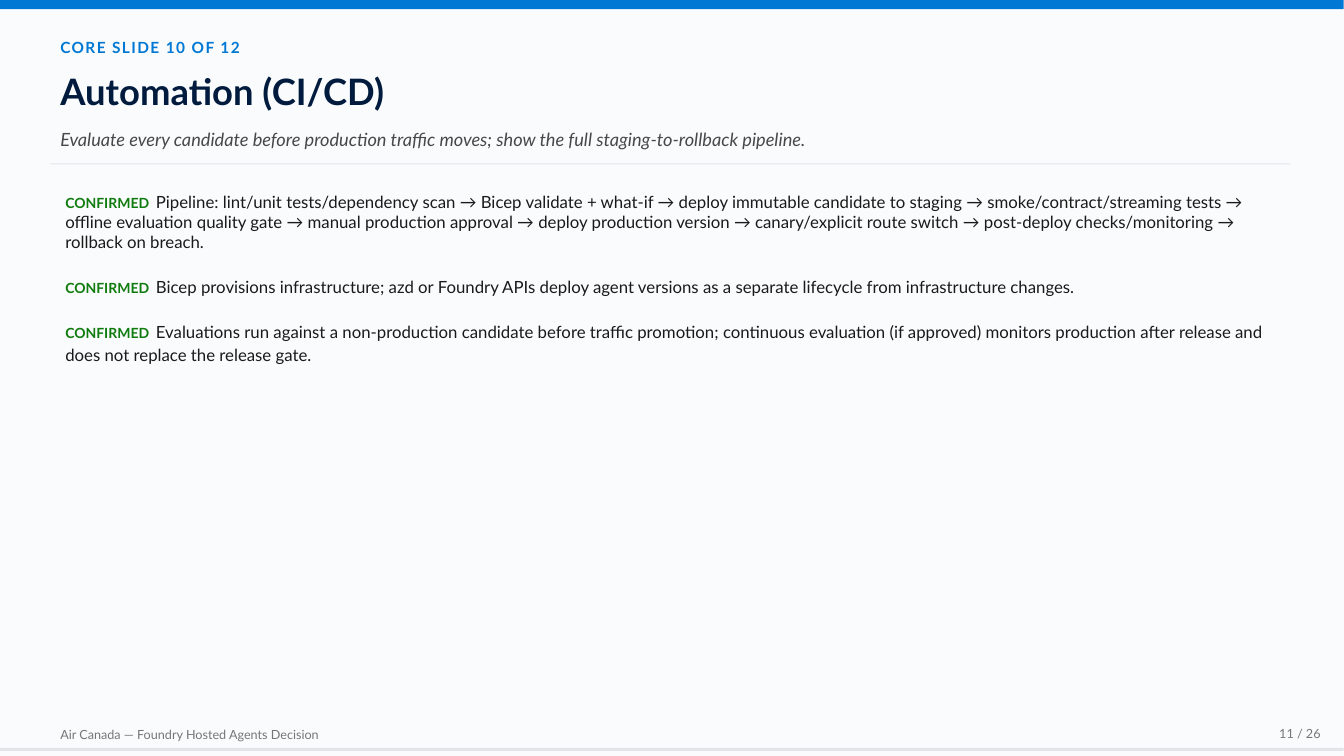
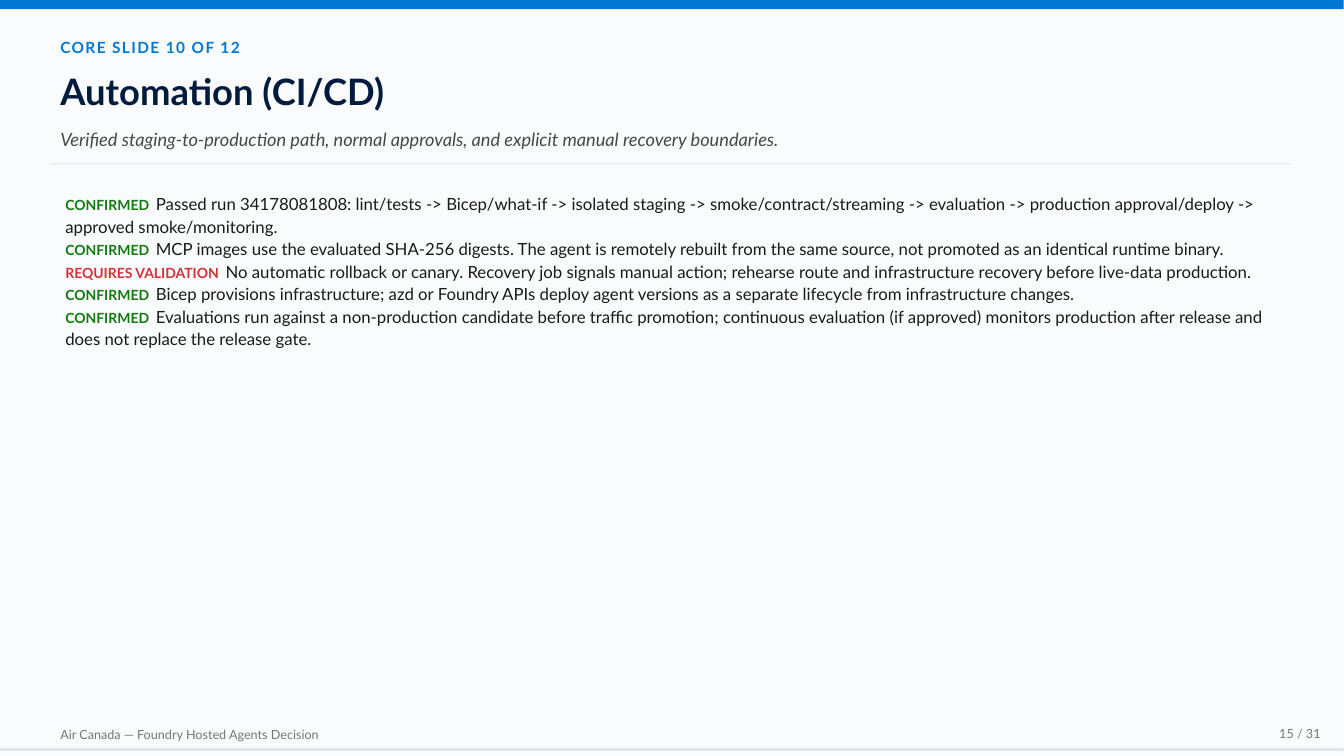
Before and after one commit to devopsabcs-engineering/foundry-hosted-agents, a slide deck: slide 15 of deliverables/air-canada-foundry-hosted-agents-decision.pptx (slide 11 before the commit). Drawn at 1344x756 pixels with LibreOffice and Linux fonts; fonts in the diff are those of the drawing. Boxes give left, top, right and bottom in pixels: in the first picture for what was removed or moved away, otherwise in the second. Text is boxed around its words. In the diff, an @@ line names an element or a change of style, - is before the commit and + after.

```diff
--- a/deliverables/air-canada-foundry-hosted-agents-decision.pptx
+++ b/deliverables/air-canada-foundry-hosted-agents-decision.pptx
@@ text at (60,132,779,150): text changed @@
-Evaluate every candidate before production traffic moves; show the full staging-to-rollback pipeline.
+Verified staging-to-production path, normal approvals, and explicit manual recovery boundaries.
@@ text at (65,197,1251,281): text changed @@
-● CONFIRMED Pipeline: lint/unit tests/dependency scan → Bicep validate + what-if → deploy immutable candidate to staging → smoke/contract/streaming tests → offline evaluation quality gate → manual production approval → deploy production version → canary/explicit route switch → post-deploy checks/monitoring → rollback on breach.
+● CONFIRMED Passed run 34178081808: lint/tests -> Bicep/what-if -> isolated staging -> smoke/contract/streaming -> evaluation -> production approval/deploy -> approved smoke/monitoring.
+● CONFIRMED MCP images use the evaluated SHA-256 digests. The agent is remotely rebuilt from the same source, not promoted as an identical runtime binary.
+● REQUIRES VALIDATION No automatic rollback or canary. Recovery job signals manual action; rehearse route and infrastructure recovery before live-data production.
@@ text at (1279,729,1321,738): text changed @@
-11 / 26
+15 / 31
```
Also in this commit, not shown: 25 other slides changed, 5 slides added, 43 other files.
